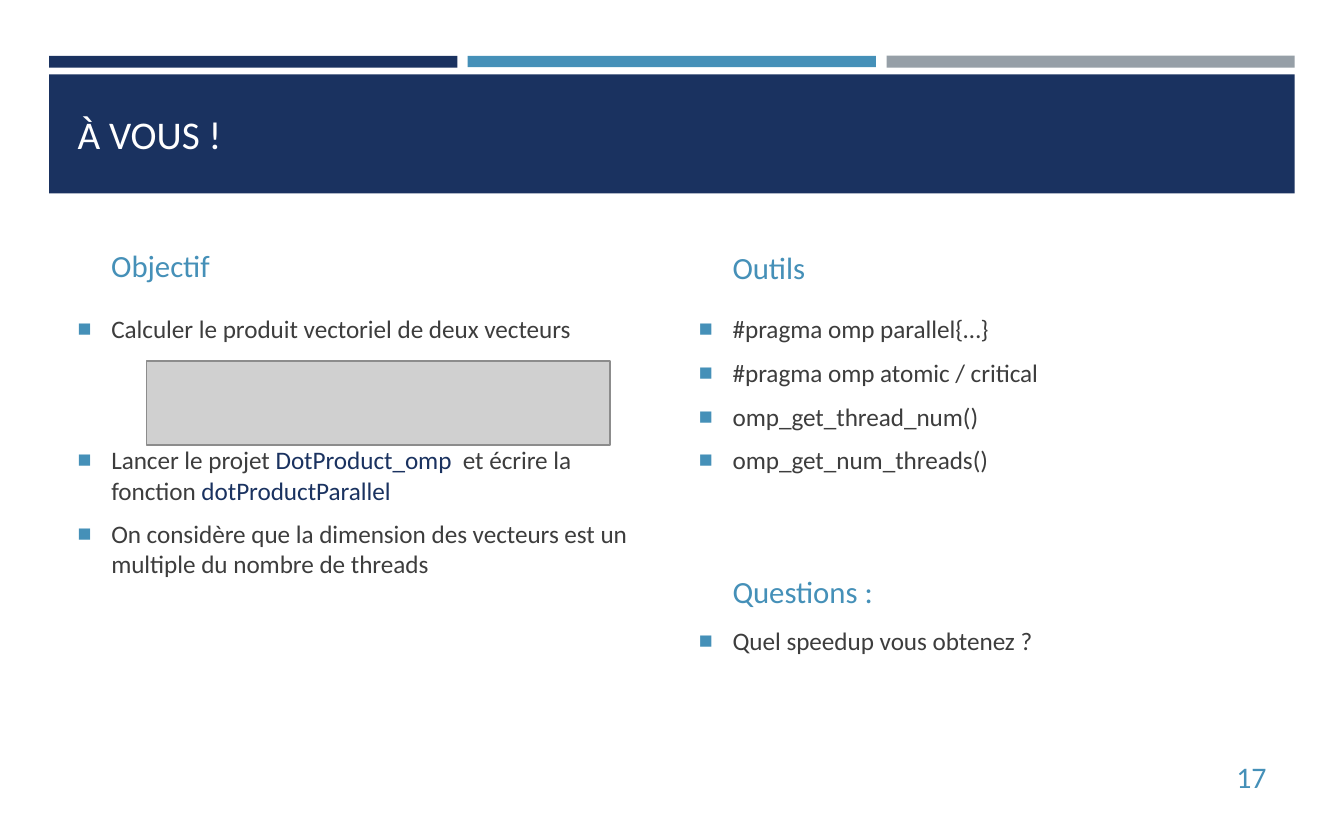
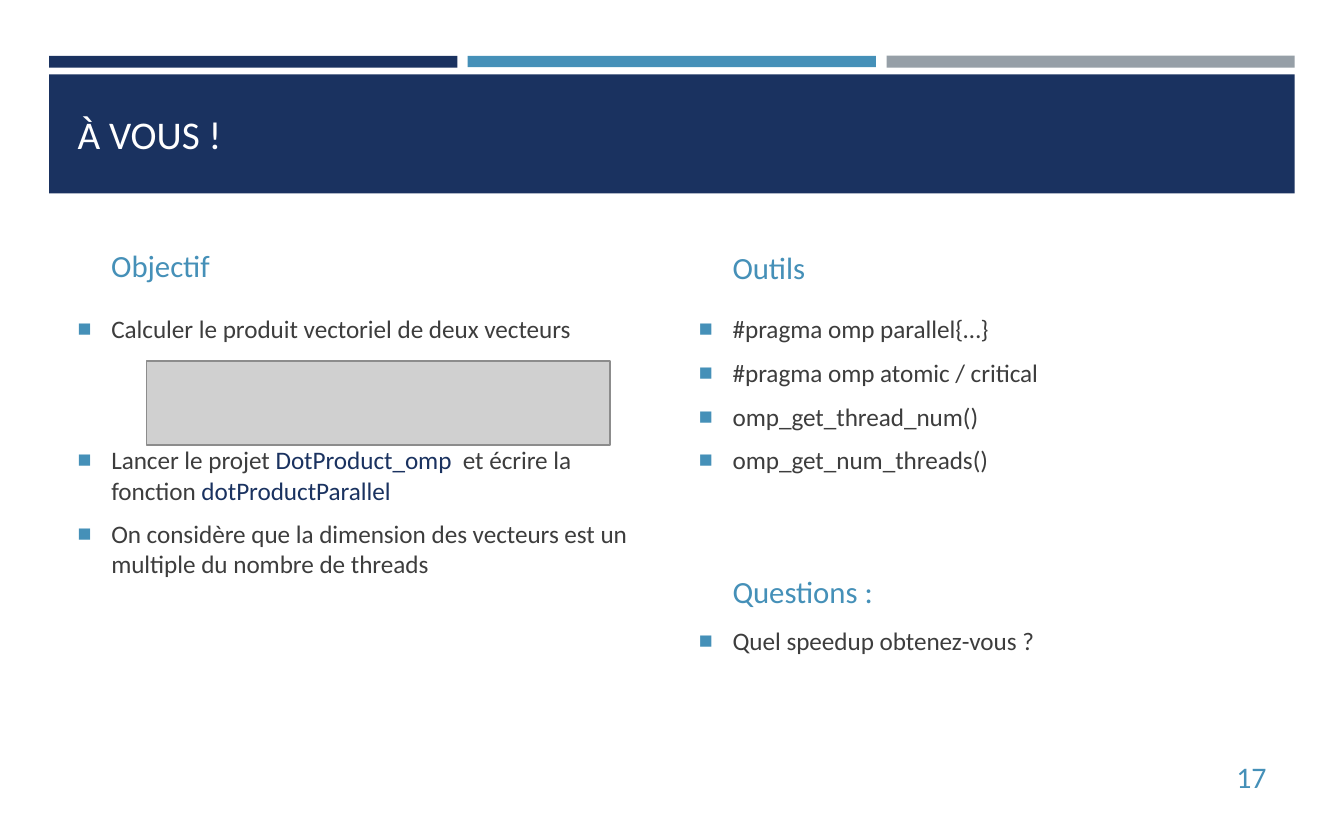
Before and after one commit to franckginguene/hpc_formation_scalian, a slide deck: slide 17 of Diapos/HPC_OpenMP.pptx. Drawn at 1344x840 pixels with LibreOffice and Linux fonts; fonts in the diff are those of the drawing; grey boxes stand for pictures. Boxes give left, top, right and bottom in pixels: in the first picture for what was removed or moved away, otherwise in the second. Text is boxed around its words. In the diff, an @@ line names an element or a change of style, - is before the commit and + after.

```diff
--- a/Diapos/HPC_OpenMP.pptx
+++ b/Diapos/HPC_OpenMP.pptx
@@ text at (733,632,1017,654): text changed @@
-■ Quel speedup vous obtenez ?
+■ Quel speedup obtenez-vous ?
```
Also in this commit, not shown: 11 other slides changed, 2 slides added, 1 slide removed, 1 other file.
